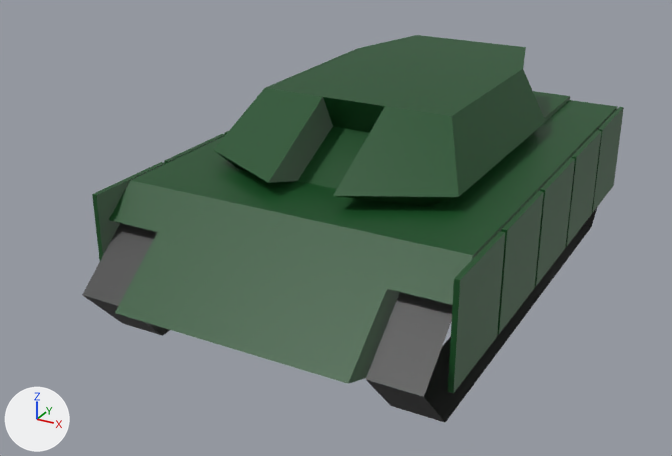
Two versions of the FBX model Assets/Graphics/Models/Tank/Tank.fbx, one commit apart.
Rendered twice from a 50 mm lens placed at (7.98, -16.69, 7.3), pointed at (-0.03, -2.12, 0.01). Lighting does not change. The marker at lower left points along +X, +Y and +Z. Where no turn or scale is listed for an object, it has been applied to the vertices.

In view in the first picture: 'body', 'left_track', 'plate', 'plate.001', 'plate.002', 'plate.003', 'plate.005', 'plate.007', 'right_track', 'tower'.
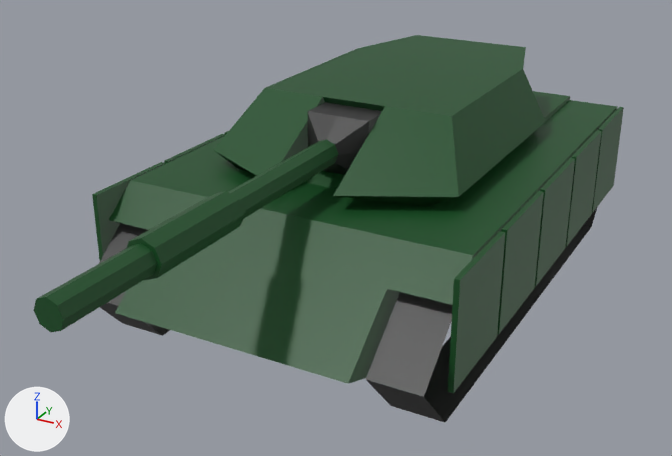
Commit message: Update tank model

Pixel boxes (x1, y1, x2, y2) of what changed, in the pictures (672 x 456 px):
'gun', moved, turned, rescaled (not visible before)
    after: (34, 102, 382, 332)
'right_track', unchanged, covered by the edit
    before: (82, 223, 170, 336)
    after: (99, 223, 170, 336)

The edits, one by one:
Object 'gun' (ob_gun) turns from (90, 0, -180) to (0, 0, 0) degrees about x, y and z.
Object 'gun' (ob_gun) is rescaled from (0.01, 0.01, 0.01) to (1.0, 1.0, 1.0).
In object 'gun' (ob_gun), parent goes from ob_tower to ob_body.
Object 'gun' (ob_gun) moves from (0.0, -172.5, 1.699) to (0.0, 169.9, -254.4).
